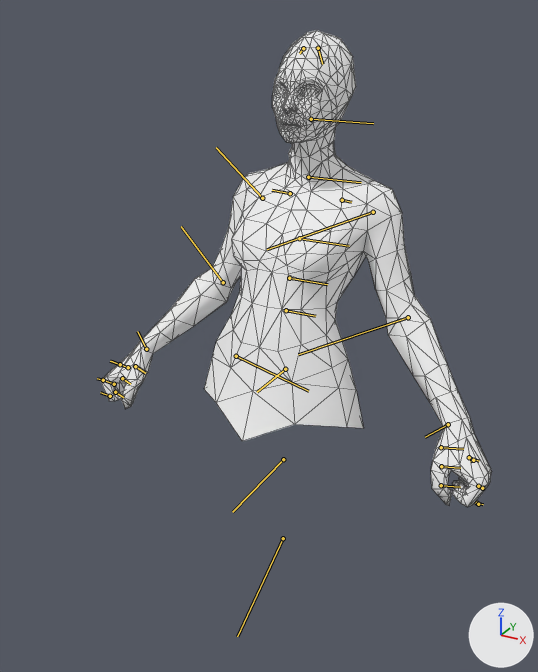
The glTF model assets/heroes/naga_siren/models/hero.glb: old version first, new version second.
Camera for both pictures: a 50 mm lens placed at (1.93, -3.47, 4.53), pointed at (0.06, -0.06, 2.83). Lighting does not change. The marker at lower right points along +X, +Y and +Z. The picture after the commit comes second. The bones that change, and the others that lie on the model, are drawn over the model as lines. Mesh edges are drawn as thin lines.

Names of what the first picture shows: 'siren.001'.
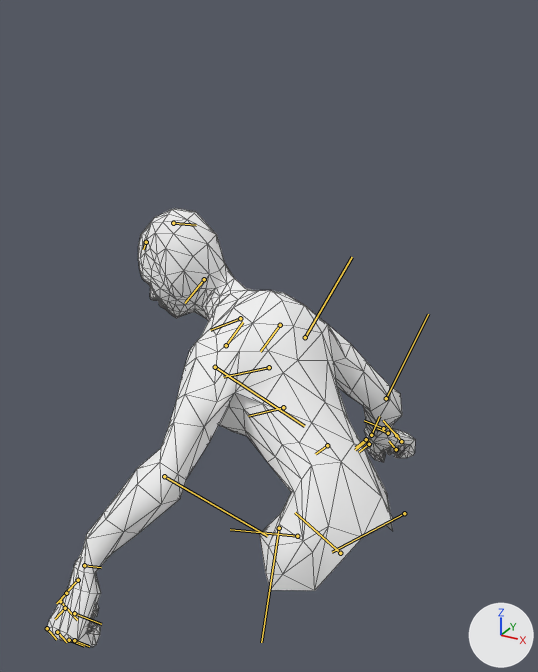
The newer file adds an action. The first version stands in its rest pose; the second is drawn at frame 7 of the action 'ti8_siren_spawn'.

Location of each change, (x1, y1, x2, y2) in pixels of the pictures (538 x 672 px):
'siren.001', posed (8% shorter): before (101, 30, 492, 507); after (46, 208, 415, 647)
bone 'root', root to tip: before (286, 310) to (315, 316); after (327, 445) to (315, 454)
bone 'spine1', root to tip: before (289, 278) to (327, 284); after (283, 407) to (248, 416)
bone 'clavicle_R', root to tip: before (290, 193) to (272, 190); after (280, 325) to (260, 351)
bone 'bicep_R', root to tip: before (262, 198) to (216, 147); after (305, 337) to (352, 257)
bone 'elbow_R', root to tip: before (223, 282) to (181, 226); after (386, 398) to (428, 314)
bone 'wrist_R', root to tip: before (146, 349) to (137, 331); after (371, 435) to (379, 416)
bone 'Mid_0_R', root to tip: before (128, 367) to (111, 361); after (396, 435) to (383, 420)
bone 'Mid_1_R', root to tip: before (114, 384) to (104, 380); after (401, 441) to (394, 433)
bone 'Index_0_R', root to tip: before (120, 364) to (110, 361); after (383, 428) to (364, 420)
bone 'clavicle_L', root to tip: before (342, 200) to (351, 202); after (226, 345) to (243, 322)
bone 'bicep_L', root to tip: before (373, 212) to (267, 249); after (215, 367) to (304, 426)
bone 'elbow_L', root to tip: before (408, 317) to (298, 354); after (164, 476) to (267, 536)
bone 'wrist_L', root to tip: before (448, 424) to (425, 437); after (84, 565) to (101, 567)
bone 'Mid_0_L', root to tip: before (473, 460) to (470, 461); after (74, 613) to (101, 624)
bone 'Mid_1_L', root to tip: before (482, 488) to (480, 488); after (69, 640) to (84, 646)
bone 'neck1', root to tip: before (308, 177) to (361, 182); after (240, 318) to (210, 330)
bone 'head', root to tip: before (311, 119) to (373, 123); after (204, 279) to (185, 303)
bone 'hip1_0', root to tip: before (285, 369) to (257, 392); after (340, 553) to (295, 512)
bone 'hip1_1', root to tip: before (283, 459) to (232, 512); after (279, 528) to (261, 642)
bone 'tail_R0C0', root to tip: before (283, 538) to (237, 636); after (297, 536) to (230, 529)

Diff of the bpy script that builds the scene:
```diff
--- a/assets/heroes/naga_siren/models/hero.glb.py
+++ b/assets/heroes/naga_siren/models/hero.glb.py
@@ bone_root @@
 bone_root = bpy.data.objects['siren'].pose.bones['root']
-bone_root.location = (0.0, 0.0, 0.0)
-bone_root.rotation_quaternion = (1.0, 0.0, 0.0, 0.0)  # degrees (0, 0, 0)
+bone_root.location = (0.48, 0.52, -0.55)
+bone_root.rotation_quaternion = (-0.688, -0.402, -0.255, 0.543)  # degrees (27, 52, -63)
@@ bone_spine1 @@
 bone_spine1 = bpy.data.objects['siren'].pose.bones['spine1']  # child of 'root'
-bone_spine1.location = (0.0, 0.0, 0.0)
-bone_spine1.rotation_quaternion = (1.0, 0.0, 0.0, 0.0)  # degrees (0, 0, 0)
+bone_spine1.location = (0.07, -0.05, -0.15)
+bone_spine1.rotation_quaternion = (-0.962, 0.243, -0.107, 0.062)  # degrees (-29, 10, -10)
@@ bone_clavicle_r @@
 bone_clavicle_r = bpy.data.objects['siren'].pose.bones['clavicle_R']  # child of 'spine2'
-bone_clavicle_r.location = (0.0, 0.0, 0.0)
-bone_clavicle_r.rotation_quaternion = (1.0, 0.0, 0.0, 0.0)  # degrees (0, 0, 0)
+bone_clavicle_r.location = (-0.03, 0.03, 0.03)
+bone_clavicle_r.rotation_quaternion = (-0.962, -0.174, -0.069, 0.197)  # degrees (18, 12, -21)
@@ bone_bicep_r @@
 bone_bicep_r = bpy.data.objects['siren'].pose.bones['bicep_R']  # child of 'clavicle_R'
-bone_bicep_r.rotation_quaternion = (1.0, 0.0, 0.0, 0.0)  # degrees (0, 0, 0)
+bone_bicep_r.rotation_quaternion = (-0.92, 0.287, -0.223, 0.148)  # degrees (-39, 19, -25)
@@ bone_elbow_r @@
 bone_elbow_r = bpy.data.objects['siren'].pose.bones['elbow_R']  # child of 'bicep_R'
-bone_elbow_r.rotation_quaternion = (1.0, 0.0, 0.0, 0.0)  # degrees (0, 0, 0)
+bone_elbow_r.rotation_quaternion = (0.964, 0.0, 0.265, 0.0)  # degrees (0, 31, 0)
@@ bone_wrist_r @@
 bone_wrist_r = bpy.data.objects['siren'].pose.bones['wrist_R']  # child of 'elbow_R'
-bone_wrist_r.rotation_quaternion = (1.0, 0.0, 0.0, 0.0)  # degrees (0, 0, 0)
+bone_wrist_r.rotation_quaternion = (0.94, -0.193, -0.184, -0.213)  # degrees (-18, -25, -21)
@@ bone_mid_0_r @@
 bone_mid_0_r = bpy.data.objects['siren'].pose.bones['Mid_0_R']  # child of 'wrist_R'
-bone_mid_0_r.rotation_quaternion = (1.0, 0.0, 0.0, 0.0)  # degrees (0, 0, 0)
+bone_mid_0_r.rotation_quaternion = (0.994, 0.0, 0.114, 0.0)  # degrees (0, 13, 0)
@@ bone_mid_1_r @@
 bone_mid_1_r = bpy.data.objects['siren'].pose.bones['Mid_1_R']  # child of 'Mid_0_R'
-bone_mid_1_r.rotation_quaternion = (1.0, 0.0, 0.0, 0.0)  # degrees (0, 0, 0)
+bone_mid_1_r.rotation_quaternion = (0.978, 0.0, 0.209, 0.0)  # degrees (0, 24, 0)
@@ bone_index_0_r @@
 bone_index_0_r = bpy.data.objects['siren'].pose.bones['Index_0_R']  # child of 'wrist_R'
-bone_index_0_r.rotation_quaternion = (1.0, 0.0, 0.0, 0.0)  # degrees (0, 0, 0)
+bone_index_0_r.rotation_quaternion = (0.993, 0.0, 0.116, 0.0)  # degrees (0, 13, 0)
@@ bone_clavicle_l @@
 bone_clavicle_l = bpy.data.objects['siren'].pose.bones['clavicle_L']  # child of 'spine2'
-bone_clavicle_l.location = (0.0, 0.0, 0.0)
-bone_clavicle_l.rotation_quaternion = (1.0, 0.0, 0.0, 0.0)  # degrees (0, 0, 0)
+bone_clavicle_l.location = (0.04, -0.08, -0.07)
+bone_clavicle_l.rotation_quaternion = (0.97, -0.009, 0.242, 0.01)  # degrees (-1, 28, 1)
@@ bone_bicep_l @@
 bone_bicep_l = bpy.data.objects['siren'].pose.bones['bicep_L']  # child of 'clavicle_L'
-bone_bicep_l.rotation_quaternion = (1.0, 0.0, 0.0, 0.0)  # degrees (0, 0, 0)
+bone_bicep_l.rotation_quaternion = (-0.88, -0.095, -0.354, 0.301)  # degrees (-4, 43, -39)
@@ bone_elbow_l @@
 bone_elbow_l = bpy.data.objects['siren'].pose.bones['elbow_L']  # child of 'bicep_L'
-bone_elbow_l.rotation_quaternion = (1.0, 0.0, 0.0, 0.0)  # degrees (0, 0, 0)
+bone_elbow_l.rotation_quaternion = (0.994, 0.0, 0.106, 0.0)  # degrees (0, 12, 0)
@@ bone_wrist_l @@
 bone_wrist_l = bpy.data.objects['siren'].pose.bones['wrist_L']  # child of 'elbow_L'
-bone_wrist_l.rotation_quaternion = (1.0, 0.0, 0.0, 0.0)  # degrees (0, 0, 0)
+bone_wrist_l.rotation_quaternion = (0.878, -0.397, -0.229, 0.135)  # degrees (-53, -17, 26)
@@ bone_mid_0_l @@
 bone_mid_0_l = bpy.data.objects['siren'].pose.bones['Mid_0_L']  # child of 'wrist_L'
-bone_mid_0_l.rotation_quaternion = (1.0, 0.0, 0.0, 0.0)  # degrees (0, 0, 0)
+bone_mid_0_l.rotation_quaternion = (0.995, 0.0, 0.103, 0.0)  # degrees (0, 12, 0)
@@ bone_mid_1_l @@
 bone_mid_1_l = bpy.data.objects['siren'].pose.bones['Mid_1_L']  # child of 'Mid_0_L'
-bone_mid_1_l.rotation_quaternion = (1.0, 0.0, 0.0, 0.0)  # degrees (0, 0, 0)
+bone_mid_1_l.rotation_quaternion = (0.974, 0.0, 0.227, 0.0)  # degrees (0, 26, 0)
@@ bone_neck1 @@
 bone_neck1 = bpy.data.objects['siren'].pose.bones['neck1']  # child of 'spine2'
-bone_neck1.rotation_quaternion = (1.0, 0.0, 0.0, 0.0)  # degrees (0, 0, 0)
+bone_neck1.rotation_quaternion = (0.971, 0.107, -0.127, 0.173)  # degrees (10, -16, 19)
@@ bone_head @@
 bone_head = bpy.data.objects['siren'].pose.bones['head']  # child of 'neck1'
-bone_head.rotation_quaternion = (1.0, 0.0, 0.0, 0.0)  # degrees (0, 0, 0)
+bone_head.rotation_quaternion = (0.974, -0.164, -0.149, 0.04)  # degrees (-20, -16, 8)
@@ bone_hip1_0 @@
 bone_hip1_0 = bpy.data.objects['siren'].pose.bones['hip1_0']  # child of 'root'
-bone_hip1_0.location = (0.0, 0.0, 0.0)
-bone_hip1_0.rotation_quaternion = (1.0, 0.0, 0.0, 0.0)  # degrees (0, 0, 0)
+bone_hip1_0.location = (0.07, 0.38, -0.04)
+bone_hip1_0.rotation_quaternion = (0.793, 0.169, 0.018, 0.585)  # degrees (17, -10, 71)
@@ bone_hip1_1 @@
 bone_hip1_1 = bpy.data.objects['siren'].pose.bones['hip1_1']  # child of 'hip1_0'
-bone_hip1_1.location = (0.0, 0.0, 0.0)
-bone_hip1_1.rotation_quaternion = (1.0, 0.0, 0.0, 0.0)  # degrees (0, 0, 0)
+bone_hip1_1.location = (-0.46, 0.45, 0.05)
+bone_hip1_1.rotation_quaternion = (0.01, 0.733, 0.489, -0.473)  # degrees (-141, 45, 84)
@@ bone_tail_r0c0 @@
 bone_tail_r0c0 = bpy.data.objects['siren'].pose.bones['tail_R0C0']  # child of 'hip1_1'
-bone_tail_r0c0.location = (0.0, 0.0, 0.0)
-bone_tail_r0c0.rotation_quaternion = (1.0, 0.0, 0.0, 0.0)  # degrees (0, 0, 0)
+bone_tail_r0c0.location = (-0.73, -0.43, -0.46)
+bone_tail_r0c0.rotation_quaternion = (-0.133, 0.387, 0.784, -0.466)  # degrees (-122, 9, 132)
```
